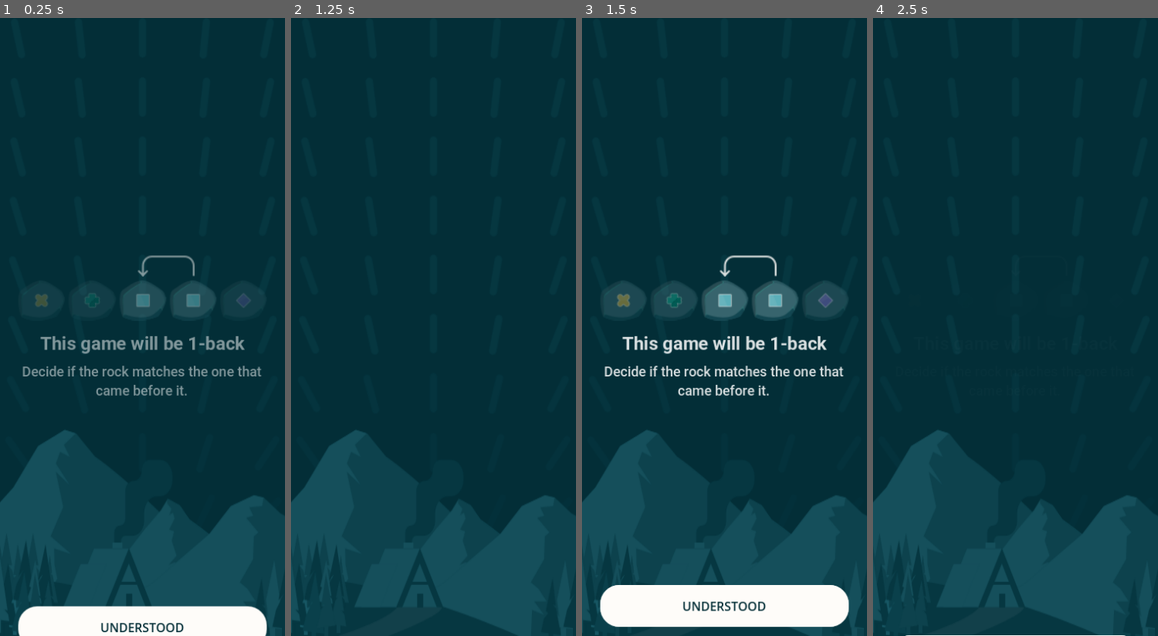
Above: before the commit, frames 1-4 (left to right).
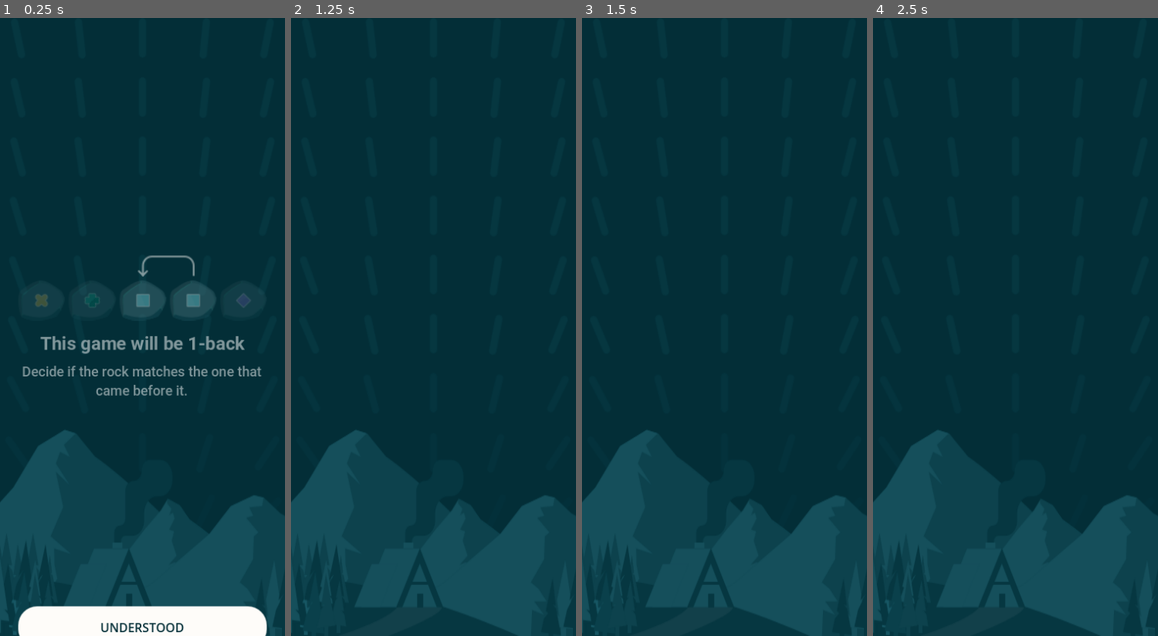
Above: after the commit, the same moments.

Repository: SugarF0x/back-back
Game: Godot game, scene res://game_scene.tscn
Two runs of this game, one before a commit and one after it. Both use one fixed random seed, a clock stepped at 60 frames per second and the inputs below. Before the commit the project has no main scene; this scene is started directly in both runs.
Inputs:
- Up to frame 1 (0.25 s): no input
- Up to frame 2 (1.25 s): click "UNDERSTOOD" at 0.5 s
- Up to frame 3 (1.5 s): tap Enter at 1.25 s
- Up to frame 4 (2.5 s): tap Space at 2 s

Frames 1-2 are identical in both runs. In frame 3, 11% of the frame differs, in the area x 6-94%, y 38-99%; in frame 4, 0.1%.

Commit message:
add translation to game stage scene

Diff:
--- /dev/null
+++ b/game_scene.gd
@@ -0,0 +1,16 @@
+extends PanelContainer
+
+const PRE_STAGE = preload("uid://0dov1wg01s5t")
+const GAME_STAGE = preload("uid://45yo6tmju7d0")
+
+var pre_stage_child: BackBackPreStage
+
+func _ready() -> void:
+	pre_stage_child = PRE_STAGE.instantiate()
+	add_child(pre_stage_child)
+
+	pre_stage_child.translated_out.connect(_start_session)
+
+func _start_session() -> void:
+	pre_stage_child.queue_free()
+	add_child(GAME_STAGE.instantiate())
--- a/game_scene.tscn
+++ b/game_scene.tscn
@@ -1,8 +1,8 @@
 [gd_scene load_steps=5 format=3 uid="uid://cbl8daw2tdtmp"]
 
+[ext_resource type="Script" uid="uid://73hkwtse1kd4" path="res://game_scene.gd" id="1_mixcd"]
 [ext_resource type="Texture2D" uid="uid://nlv0tukkjg8o" path="res://assets/images/background/pattern.svg" id="1_po0ka"]
 [ext_resource type="Texture2D" uid="uid://bs7agmvpx5v88" path="res://assets/images/background/image.svg" id="2_v1wow"]
-[ext_resource type="PackedScene" uid="uid://0dov1wg01s5t" path="res://views/pre_stage.tscn" id="3_v1wow"]
 
 [sub_resource type="StyleBoxFlat" id="StyleBoxFlat_mixcd"]
 bg_color = Color(0.011764706, 0.18039216, 0.21568628, 1)
@@ -14,6 +14,7 @@
 grow_horizontal = 2
 grow_vertical = 2
 theme_override_styles/panel = SubResource("StyleBoxFlat_mixcd")
+script = ExtResource("1_mixcd")
 
 [node name="PatternTextureRect" type="TextureRect" parent="."]
 layout_mode = 2
@@ -24,6 +25,3 @@
 size_flags_vertical = 8
 texture = ExtResource("2_v1wow")
 expand_mode = 4
-
-[node name="PreStage" parent="." instance=ExtResource("3_v1wow")]
-layout_mode = 2
--- a/project.godot
+++ b/project.godot
@@ -11,6 +11,7 @@
 [application]
 
 config/name="Back-Back"
+run/main_scene="uid://cbl8daw2tdtmp"
 config/features=PackedStringArray("4.5", "GL Compatibility")
 config/icon="uid://d4k6u8ae8ia0w"
 
--- /dev/null
+++ b/views/game_stage.tscn
@@ -0,0 +1,9 @@
+[gd_scene format=3 uid="uid://45yo6tmju7d0"]
+
+[node name="GameStage" type="Control"]
+layout_mode = 3
+anchors_preset = 15
+anchor_right = 1.0
+anchor_bottom = 1.0
+grow_horizontal = 2
+grow_vertical = 2
--- a/views/pre_stage.gd
+++ b/views/pre_stage.gd
@@ -3,6 +3,8 @@
 
 @onready var pre_stage_instructions: PreStageInstructions = %PreStageInstructions
 @onready var proceed_button: Button = %ProceedButton
+
+signal translated_out
 
 @export var problem_type: BackBackProblem.Type = BackBackProblem.Type.ONE_BACK :
 	set(value):
@@ -40,7 +42,7 @@
 	tween.tween_callback(callback)
 
 func _transit_to_stage() -> void:
-	_translate_out(func() -> void: print('finished!'))
+	_translate_out(translated_out.emit)
 
 func _register_origin() -> void:
 	button_origin = proceed_button.position
Not shown, added: game_scene.gd.uid
